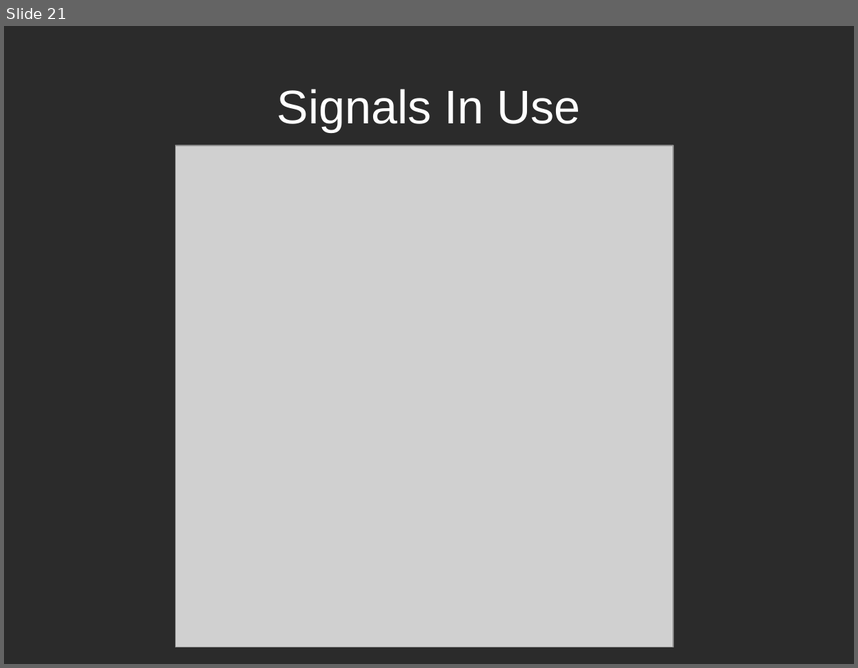
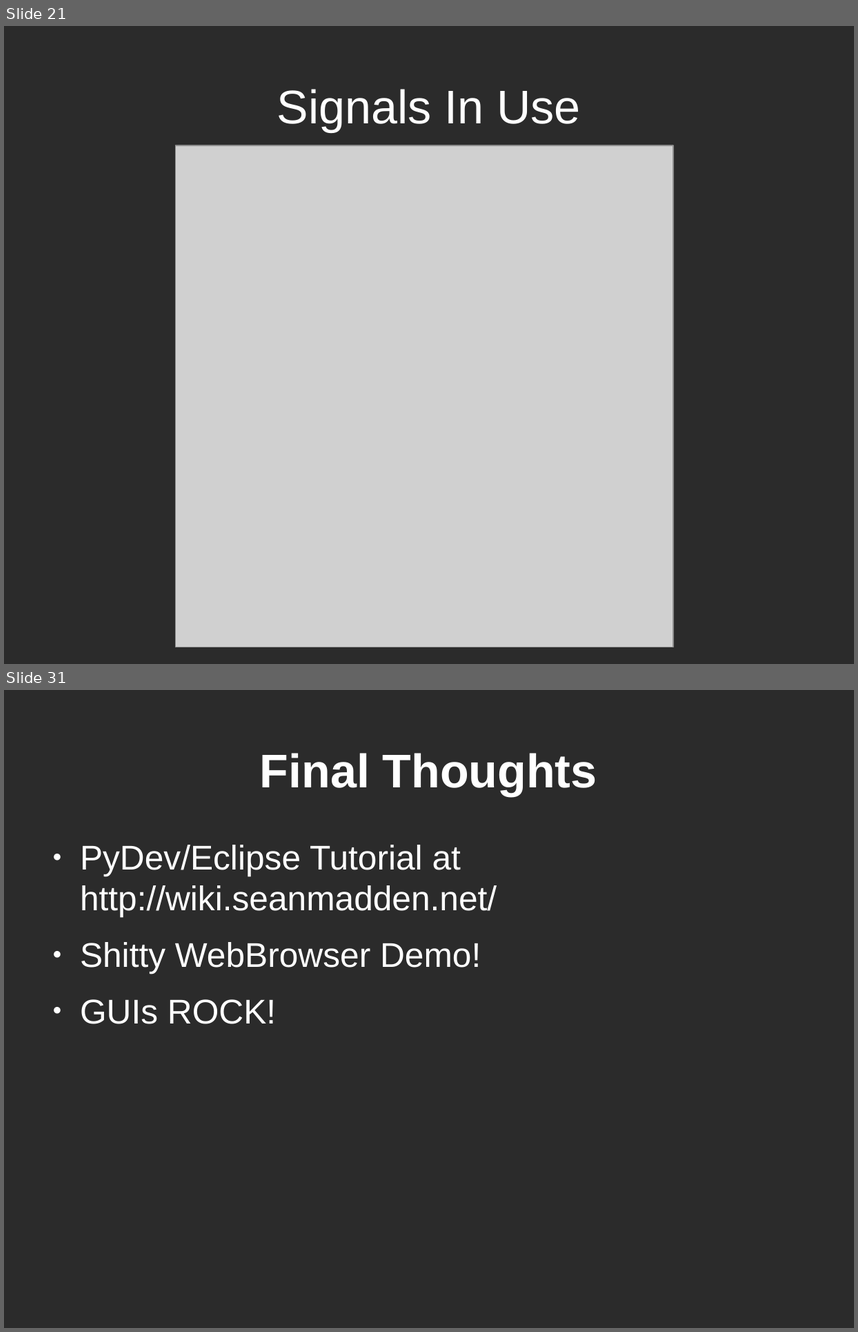
Before and after one commit to spmadden/sse-talks, a slide deck: PyQt/PyQt.odp. Shown one above the other, each under a label of ours: slide 21 before the commit, slides 21 and 31 after it; the slides between them are not shown. The pictures are 858x668 and 858x1332 pixels, drawn with LibreOffice and Linux fonts; fonts in the diff are those of the drawing; grey boxes stand for pictures; background and template pictures are left out; a plain dark background stands for a picture behind light text. Boxes give left, top, right and bottom in pixels: in the first picture for what was removed or moved away, otherwise in the second. Text is boxed around its words. In the diff, an @@ line names an element or a change of style, - is before the commit and + after.

Commit message:
Finalized PyQt presentation and screenshots

```diff
--- a/PyQt/PyQt.odp
+++ b/PyQt/PyQt.odp
@@ slide 31 added at [4, 690, 854, 1328], background picture (left out) @@
@@ title added at [260, 753, 597, 796], 44 pt, text #FFFFFF, bold @@
+Final Thoughts
@@ text added at [80, 845, 497, 1024], 32 pt, text #FFFFFF @@
+● PyDev/Eclipse Tutorial at http://wiki.seanmadden.net/
+● Shitty WebBrowser Demo!
+● GUIs ROCK!
```
Also in this commit, not shown: 5 slides changed, 9 other slides added, 1 slide removed, 14 other files.
